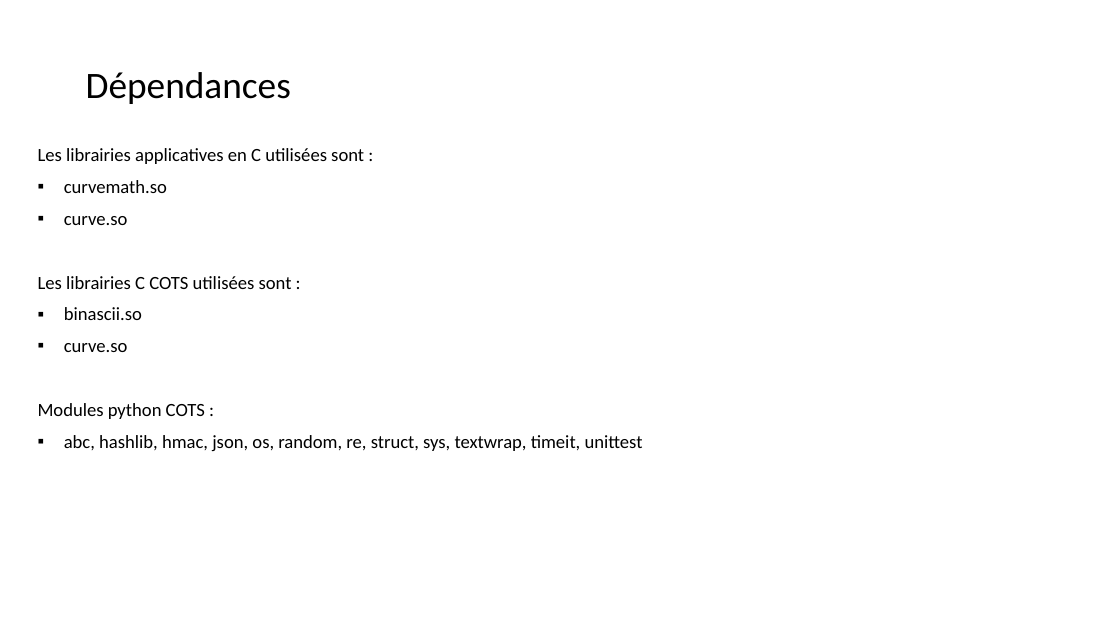
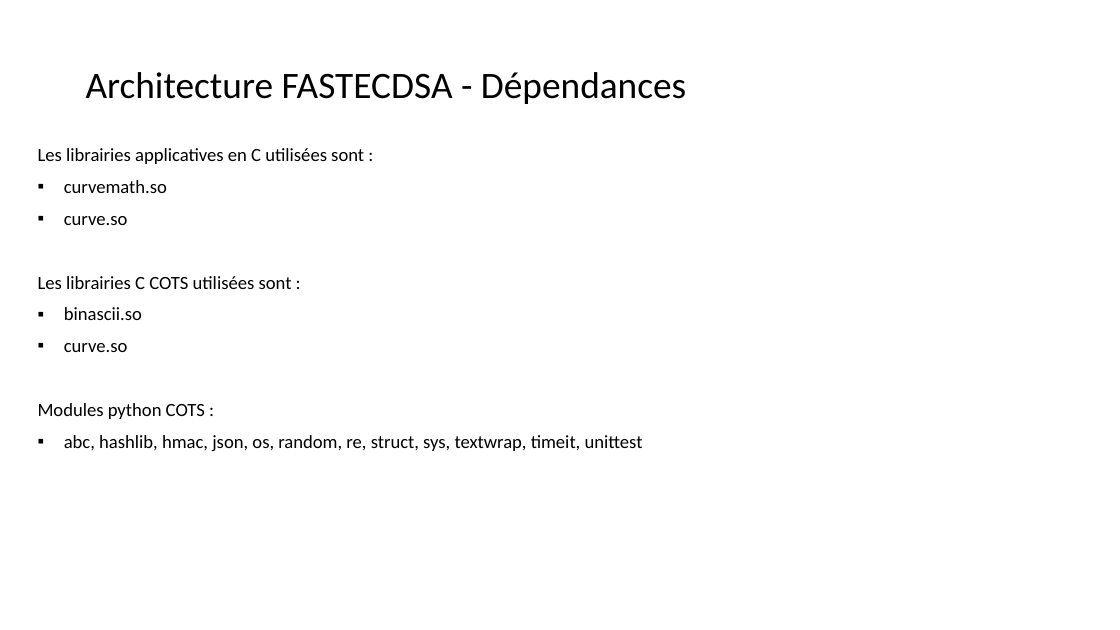
Before and after one commit to dominiquelaurain/fastecdsa, a slide deck: slide 51 of docs/Autoformation_Git.pptx (slide 46 before the commit). Drawn at 1120x630 pixels with LibreOffice and Linux fonts; fonts in the diff are those of the drawing. Boxes give left, top, right and bottom in pixels: in the first picture for what was removed or moved away, otherwise in the second. Text is boxed around its words. In the diff, an @@ line names an element or a change of style, - is before the commit and + after.

```diff
--- a/docs/Autoformation_Git.pptx
+++ b/docs/Autoformation_Git.pptx
@@ title at bbox=[86, 72, 686, 104]: text changed @@
-Dépendances
+Architecture FASTECDSA - Dépendances
```
Also in this commit, not shown: 11 other slides changed, 13 slides added.
